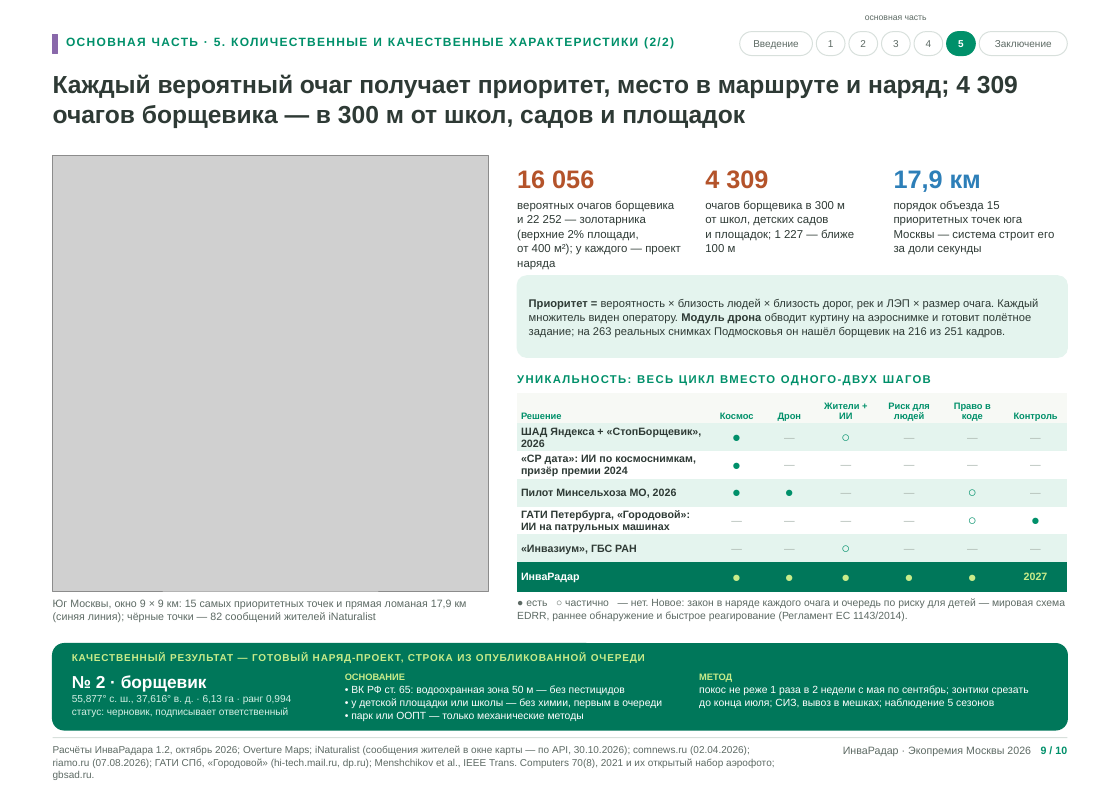
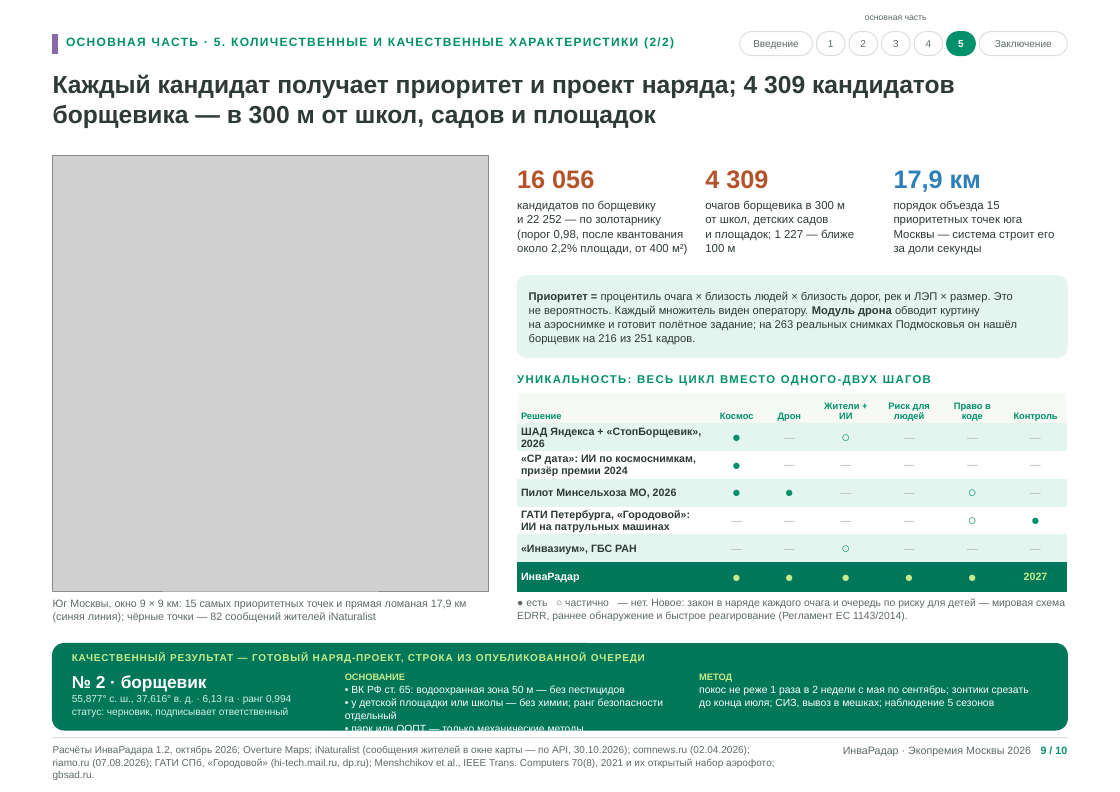
Before and after one commit to KonkovDV/InvaRadar, a slide deck: slide 9 of presentation/InvaRadar_Ecopremia2026_podacha.pptx. Drawn at 1120x792 pixels with LibreOffice and Linux fonts; fonts in the diff are those of the drawing; grey boxes stand for pictures; background and template pictures are left out. Boxes give left, top, right and bottom in pixels: in the first picture for what was removed or moved away, otherwise in the second. Text is boxed around its words. In the diff, an @@ line names an element or a change of style, - is before the commit and + after.

```diff
--- a/presentation/InvaRadar_Ecopremia2026_podacha.pptx
+++ b/presentation/InvaRadar_Ecopremia2026_podacha.pptx
@@ text at [53, 74, 955, 128]: text changed @@
-Каждый вероятный очаг получает приоритет, место в маршруте и наряд; 4 309 очагов борщевика — в 300 м от школ, садов и площадок
+Каждый кандидат получает приоритет и проект наряда; 4 309 кандидатов борщевика — в 300 м от школ, садов и площадок
@@ text at [517, 200, 688, 255]: text changed @@
-вероятных очагов борщевика и 22 252 — золотарника (верхние 2% площади, от 400 м²); у каждого — проект наряда
+кандидатов по борщевику и 22 252 — по золотарнику (порог 0,98, после квантования около 2,2% площади, от 400 м²)
@@ text at [529, 292, 1017, 345]: text changed @@
-Приоритет = вероятность × близость людей × близость дорог, рек и ЛЭП × размер очага. Каждый множитель виден оператору. Модуль дрона обводит куртину на аэроснимке и готовит полётное задание; на 263 реальных снимках Подмосковья он нашёл борщевик на 216 из 251 кадров.
+Приоритет = процентиль очага × близость людей × близость дорог, рек и ЛЭП × размер. Это не вероятность. Каждый множитель виден оператору. Модуль дрона обводит куртину на аэроснимке и готовит полётное задание; на 263 реальных снимках Подмосковья он нашёл борщевик на 216 из 251 кадров.
@@ text at [345, 698, 664, 721]: text changed @@
-• у детской площадки или школы — без химии, первым в очереди
+• у детской площадки или школы — без химии; ранг безопасности отдельный
```
Also in this commit, not shown: 9 other slides changed, 5 other files.
